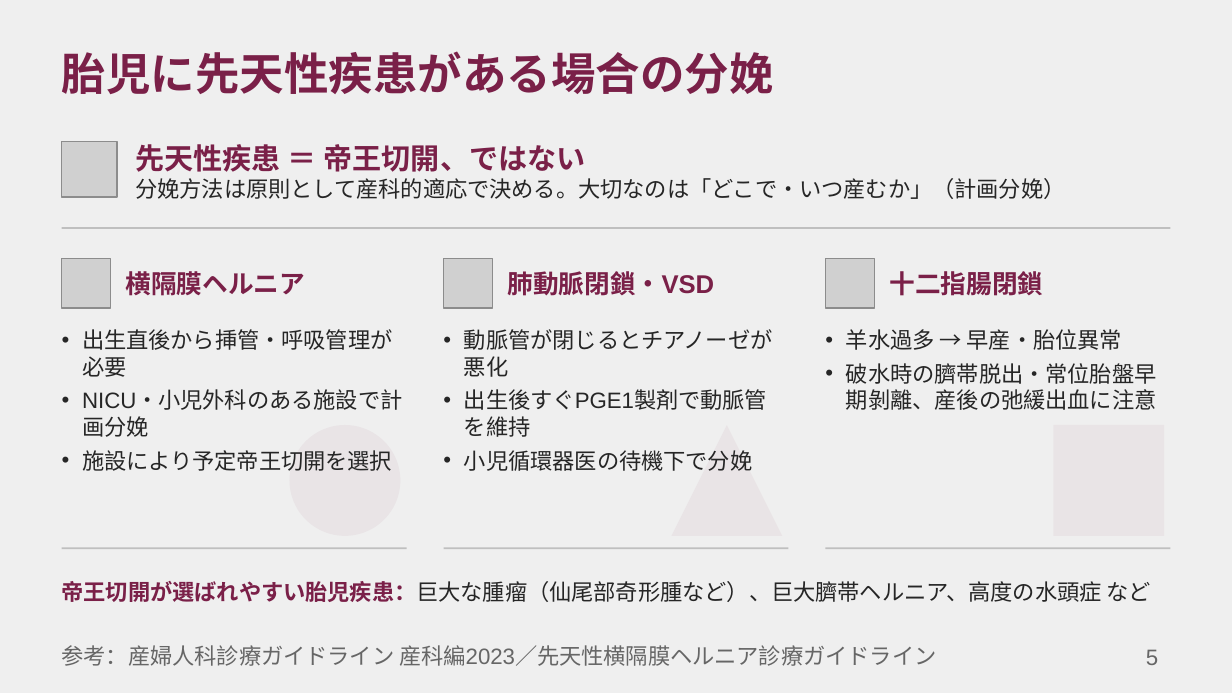
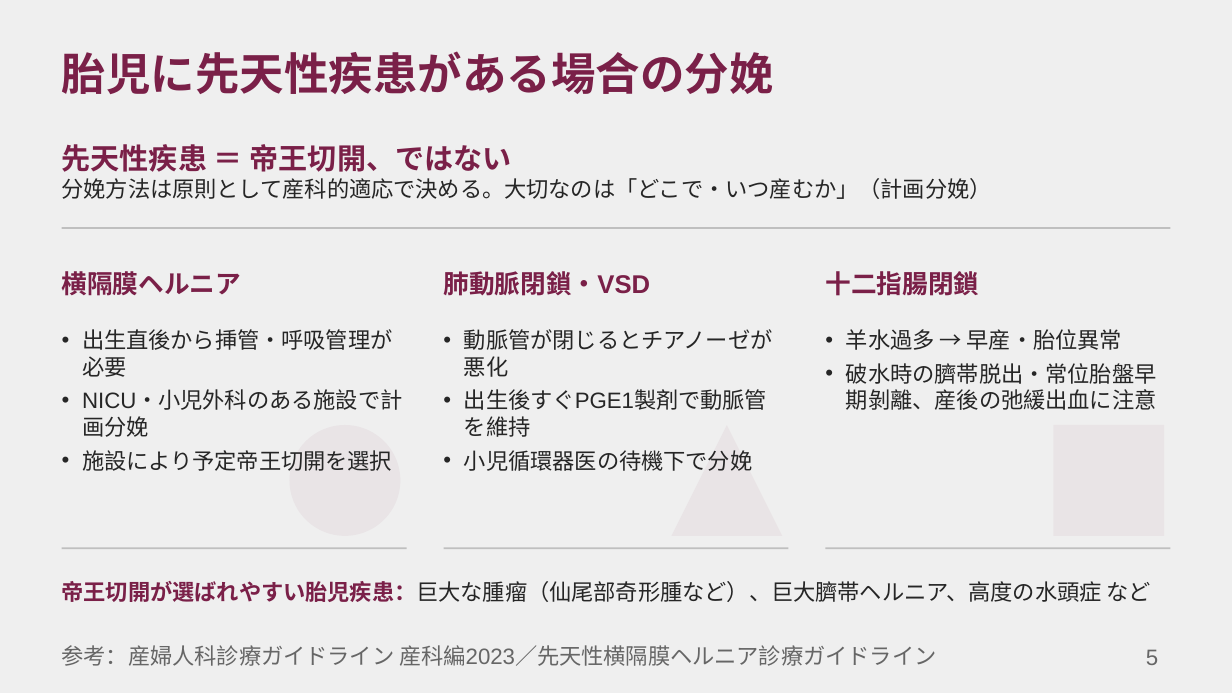
Before and after one commit to TNagate/boat-notify-render, a slide deck: slide 5 of slides/⑤帝王切開.pptx. Drawn at 1232x693 pixels with LibreOffice and Linux fonts; fonts in the diff are those of the drawing; grey boxes stand for pictures. Boxes give left, top, right and bottom in pixels: in the first picture for what was removed or moved away, otherwise in the second. Text is boxed around its words. In the diff, an @@ line names an element or a change of style, - is before the commit and + after.

```diff
--- a/slides/⑤帝王切開.pptx
+++ b/slides/⑤帝王切開.pptx
@@ text "先天性疾患 ＝ 帝王切開、ではない": place and size @@
-text "先天性疾患 ＝ 帝王切開、ではない" at [135, 144, 1065, 199]
+text "先天性疾患 ＝ 帝王切開、ではない" at [62, 144, 992, 199]
@@ picture removed at [62, 142, 117, 197] @@
@@ text "横隔膜ヘルニア": place and size @@
-text "横隔膜ヘルニア" at [126, 271, 306, 296]
+text "横隔膜ヘルニア" at [62, 271, 242, 296]
@@ picture removed at [62, 259, 111, 308] @@
@@ text "肺動脈閉鎖・VSD": place and size @@
-text "肺動脈閉鎖・VSD" at [508, 271, 715, 296]
+text "肺動脈閉鎖・VSD" at [443, 271, 650, 296]
@@ picture removed at [444, 259, 493, 308] @@
@@ text "十二指腸閉鎖": place and size @@
-text "十二指腸閉鎖" at [890, 271, 1044, 296]
+text "十二指腸閉鎖" at [825, 271, 979, 296]
@@ picture removed at [825, 259, 875, 308] @@
```
Also in this commit, not shown: 4 other slides changed.
